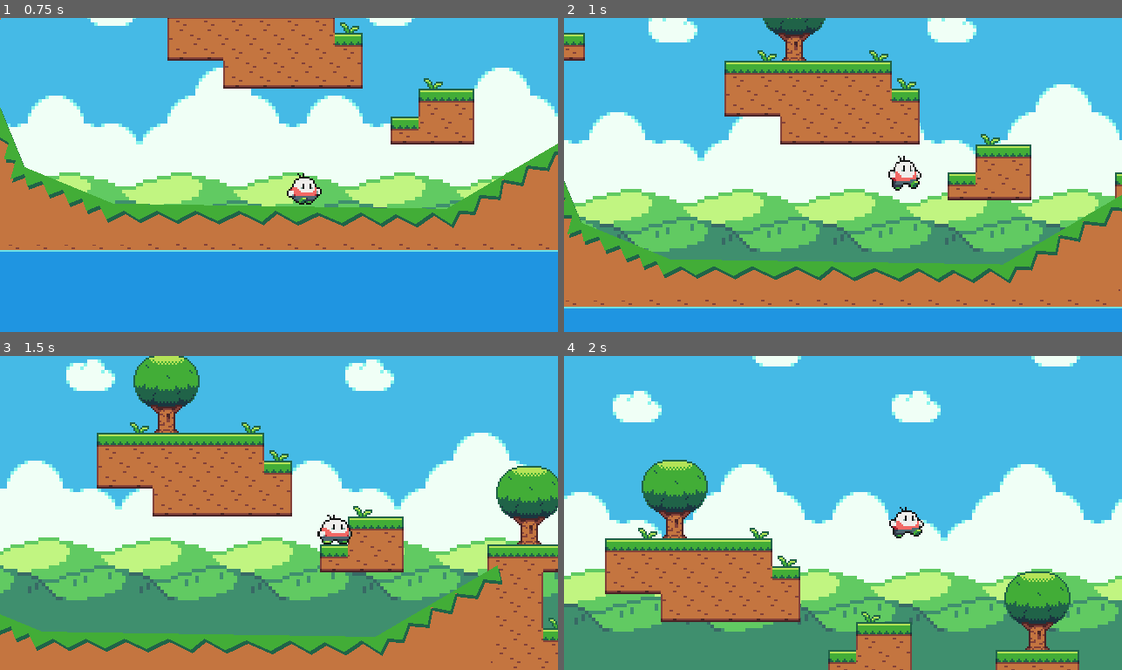
Above: before the commit, frames 1-4 (two rows, left to right).
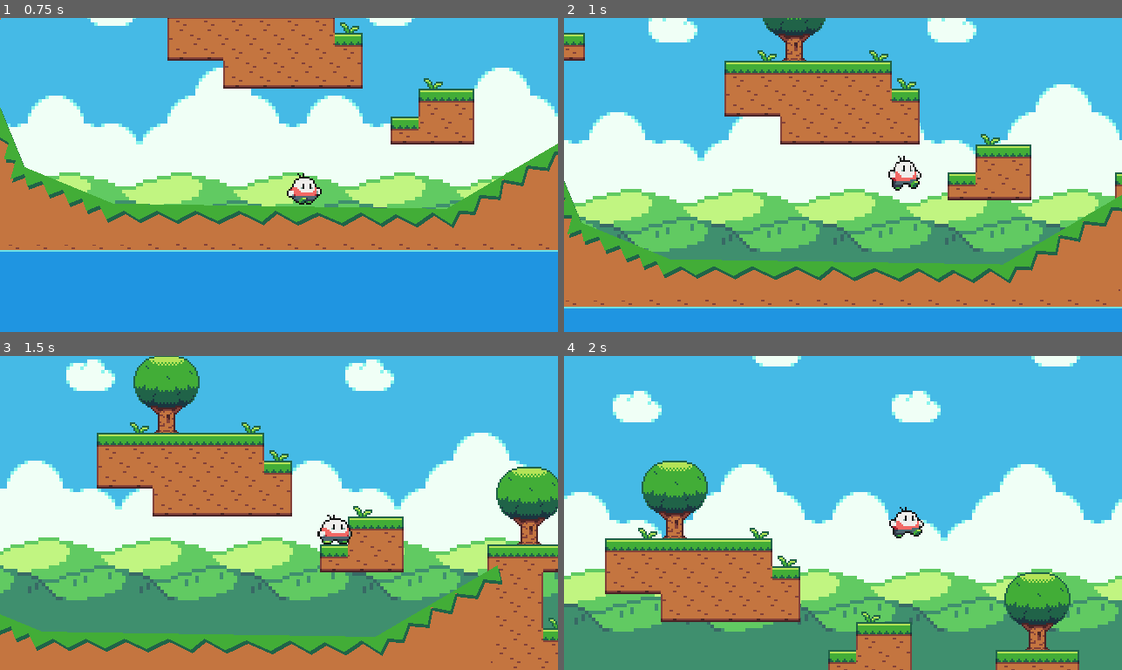
Above: after the commit, the same moments.

Repository: diogorbg/JogoPlataforma-Godot-3.4.4
Game: Godot game, scene res://scenes/game.tscn
Same seed, same stepped clock (60 frames per second), same inputs: the game is played once before the commit and once after it.
Inputs:
- Up to frame 1 (0.75 s): hold Right (move_right) from 0.53 s (still down)
- Up to frame 2 (1 s): keep holding Right (move_right); tap Space (jump) at 0.77 s
- Up to frame 3 (1.5 s): keep holding Right (move_right)
- Up to frame 4 (2 s): keep holding Right (move_right); tap Space (jump) at 1.52 s

Frame 1 is identical in both runs. In frame 2, 0.2% of the frame differs, in the area x 35-47%, y 0-14%; in frame 3, 0.6%; in frame 4, 0.6%, in the area x 13-91%, y 33-94%.

Commit message:
region da grama mais recortado... para evitar bugs

Diff:
--- a/scenes/game.tscn
+++ b/scenes/game.tscn
@@ -241,10 +241,12 @@
 region_rect = Rect2( 208, 48, 48, 16 )
 
 [node name="grama" type="Sprite" parent="plataformaMovel/sprite"]
-position = Vector2( 8, -16 )
-texture = ExtResource( 1 )
-region_enabled = true
-region_rect = Rect2( 256, 64, 16, 16 )
+position = Vector2( 9, -8 )
+texture = ExtResource( 1 )
+centered = false
+offset = Vector2( -5, -6 )
+region_enabled = true
+region_rect = Rect2( 259, 74, 11, 6 )
 
 [node name="shape" type="CollisionShape2D" parent="plataformaMovel"]
 visible = false
@@ -266,10 +268,12 @@
 region_rect = Rect2( 208, 48, 48, 16 )
 
 [node name="grama" type="Sprite" parent="plataformaMovel2/sprite"]
-position = Vector2( -14, -16 )
-texture = ExtResource( 1 )
-region_enabled = true
-region_rect = Rect2( 256, 64, 16, 16 )
+position = Vector2( -12, -8 )
+texture = ExtResource( 1 )
+centered = false
+offset = Vector2( -5, -6 )
+region_enabled = true
+region_rect = Rect2( 259, 74, 11, 6 )
 
 [node name="shape" type="CollisionShape2D" parent="plataformaMovel2"]
 visible = false
@@ -291,10 +295,13 @@
 region_rect = Rect2( 208, 48, 48, 16 )
 
 [node name="grama" type="Sprite" parent="plataformaMovel3/sprite"]
-position = Vector2( 8, -16 )
-texture = ExtResource( 1 )
-region_enabled = true
-region_rect = Rect2( 256, 64, 16, 16 )
+position = Vector2( 6, -8 )
+texture = ExtResource( 1 )
+centered = false
+offset = Vector2( -5, -6 )
+flip_h = true
+region_enabled = true
+region_rect = Rect2( 259, 74, 11, 6 )
 
 [node name="shape" type="CollisionShape2D" parent="plataformaMovel3"]
 visible = false
--- a/sprites/tiles.tscn
+++ b/sprites/tiles.tscn
@@ -112,15 +112,16 @@
 [node name="tile10" type="Sprite" parent="."]
 position = Vector2( 40, -8 )
 texture = ExtResource( 1 )
+offset = Vector2( 0, 5 )
 region_enabled = true
-region_rect = Rect2( 256, 64, 16, 16 )
+region_rect = Rect2( 258, 74, 12, 6 )
 
 [node name="tile11" type="Sprite" parent="."]
 position = Vector2( 24, -8 )
 texture = ExtResource( 1 )
-offset = Vector2( 0, -16 )
+offset = Vector2( 0, -14.5 )
 region_enabled = true
-region_rect = Rect2( 208, 0, 48, 48 )
+region_rect = Rect2( 213, 3, 38, 45 )
 
 [node name="tile12" type="Sprite" parent="."]
 position = Vector2( 56, 8 )
--- a/sprites/tileset.tres
+++ b/sprites/tileset.tres
@@ -190,12 +190,12 @@
 8/z_index = 0
 9/name = "tile10"
 9/texture = ExtResource( 1 )
-9/tex_offset = Vector2( 0, 0 )
+9/tex_offset = Vector2( 0, 5 )
 9/modulate = Color( 1, 1, 1, 1 )
-9/region = Rect2( 256, 64, 16, 16 )
+9/region = Rect2( 258, 74, 12, 6 )
 9/tile_mode = 0
-9/occluder_offset = Vector2( 8, 8 )
-9/navigation_offset = Vector2( 8, 8 )
+9/occluder_offset = Vector2( 6, 3 )
+9/navigation_offset = Vector2( 6, 3 )
 9/shape_offset = Vector2( 0, 0 )
 9/shape_transform = Transform2D( 1, 0, 0, 1, 0, 0 )
 9/shape_one_way = false
@@ -204,12 +204,12 @@
 9/z_index = 0
 10/name = "tile11"
 10/texture = ExtResource( 1 )
-10/tex_offset = Vector2( 0, -16 )
+10/tex_offset = Vector2( 0, -14.5 )
 10/modulate = Color( 1, 1, 1, 1 )
-10/region = Rect2( 208, 0, 48, 48 )
+10/region = Rect2( 213, 3, 38, 45 )
 10/tile_mode = 0
-10/occluder_offset = Vector2( 24, 24 )
-10/navigation_offset = Vector2( 24, 24 )
+10/occluder_offset = Vector2( 19, 22.5 )
+10/navigation_offset = Vector2( 19, 22.5 )
 10/shape_offset = Vector2( 0, 0 )
 10/shape_transform = Transform2D( 1, 0, 0, 1, 0, 0 )
 10/shape_one_way = false
